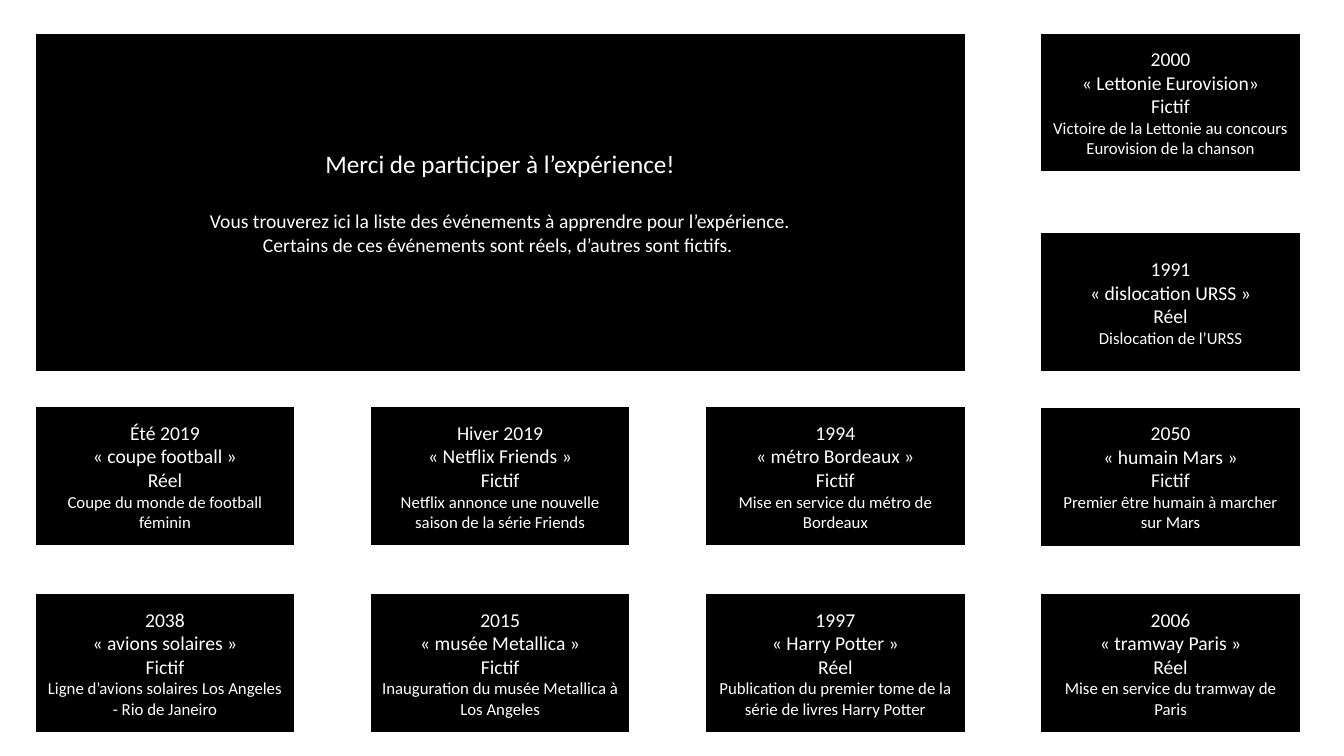
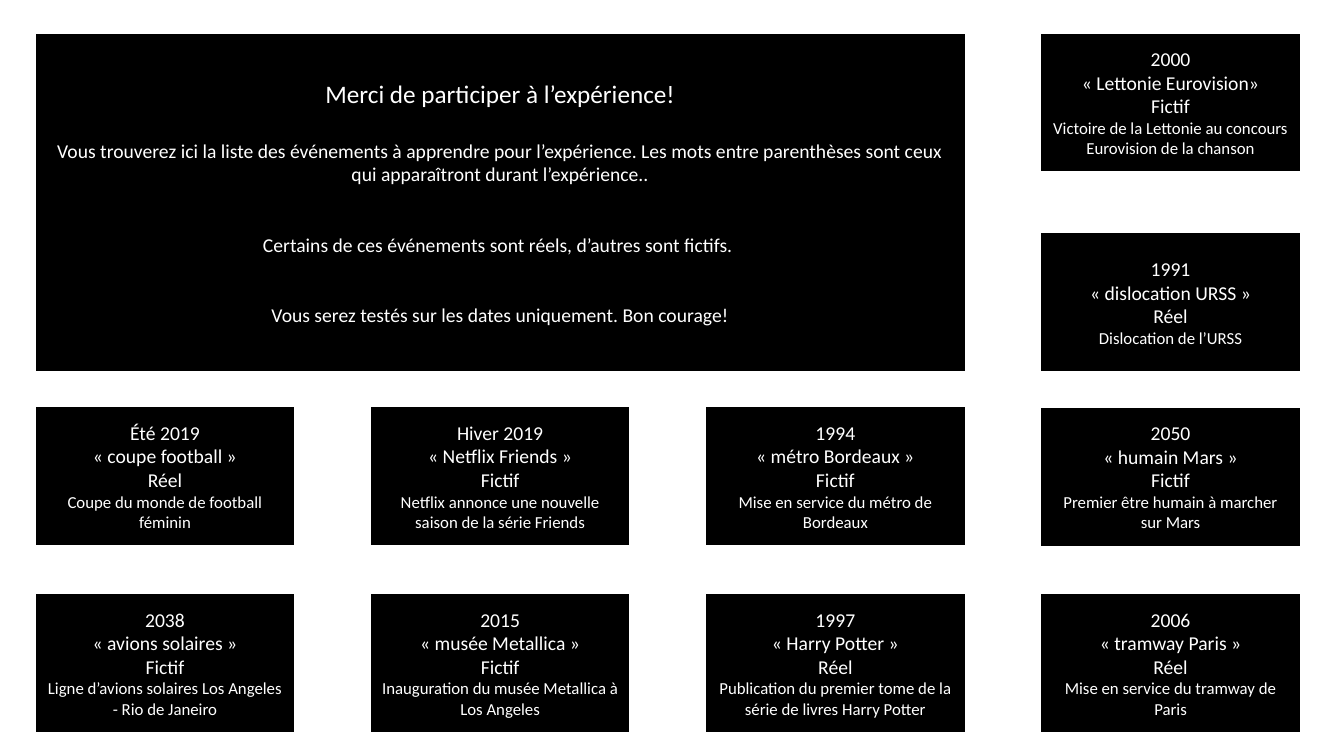
Before and after one commit to Anosaw/PCBS_Self-projection_in_MTT, a slide deck: slide 1 of documents/participant_event_list2.pptx. Drawn at 1344x756 pixels with LibreOffice and Linux fonts; fonts in the diff are those of the drawing. Boxes give left, top, right and bottom in pixels: in the first picture for what was removed or moved away, otherwise in the second. Text is boxed around its words. In the diff, an @@ line names an element or a change of style, - is before the commit and + after.

```diff
--- a/documents/participant_event_list2.pptx
+++ b/documents/participant_event_list2.pptx
@@ text in rectangle at <box>57,144,942,184</box>: text changed @@
-Vous trouverez ici la liste des événements à apprendre pour l’expérience.
+Vous trouverez ici la liste des événements à apprendre pour l’expérience. Les mots entre parenthèses sont ceux qui apparaîtront durant l’expérience..
@@ text in rectangle at <box>271,308,728,326</box>: paragraph added @@
+Vous serez testés sur les dates uniquement. Bon courage!
```
Also in this commit, not shown: 7 other files.
